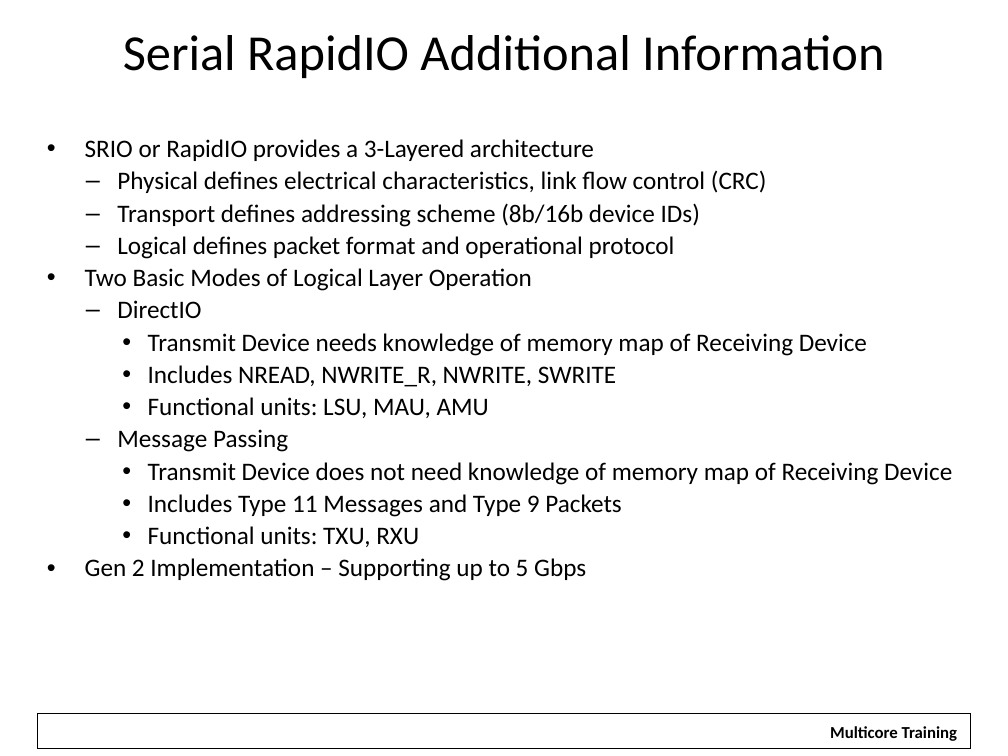
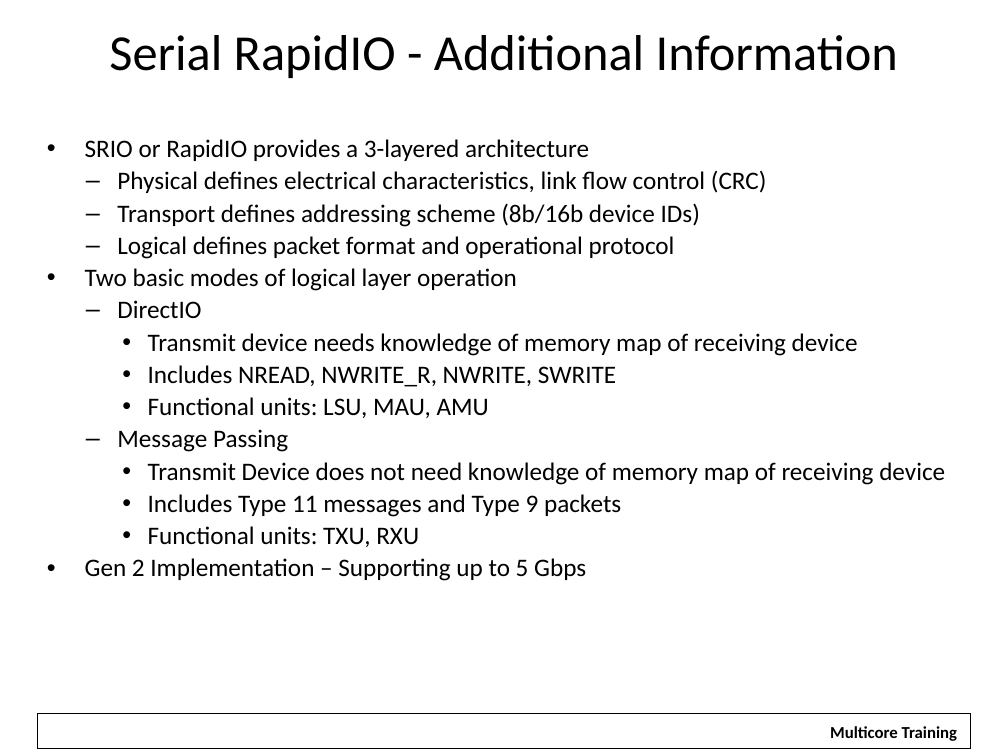
Before and after one commit to hari1989/keystone-workshop, a slide deck: slide 25 of slides/KeyStone Overview.pptx (slide 27 before the commit). Drawn at 1008x756 pixels with LibreOffice and Linux fonts; fonts in the diff are those of the drawing; background and template pictures are left out. Boxes give left, top, right and bottom in pixels: in the first picture for what was removed or moved away, otherwise in the second. Text is boxed around its words. In the diff, an @@ line names an element or a change of style, - is before the commit and + after.

```diff
--- a/slides/KeyStone Overview.pptx
+++ b/slides/KeyStone Overview.pptx
@@ title at (109,35,898,78): text changed @@
-Serial RapidIO Additional Information
+Serial RapidIO - Additional Information
@@ text at (85,139,589,161): text changed @@
-• SRIO or RapidIO provides a 3-Layered architecture
+• SRIO or RapidIO provides a 3-layered architecture
@@ text at (85,268,517,291): text changed @@
-• Two Basic Modes of Logical Layer Operation
+• Two basic modes of logical layer operation
@@ text at (148,333,858,356): text changed @@
-    • Transmit Device needs knowledge of memory map of Receiving Device
+    • Transmit device needs knowledge of memory map of receiving device
@@ text at (148,462,945,517): text changed @@
-    • Transmit Device does not need knowledge of memory map of Receiving Device
-    • Includes Type 11 Messages and Type 9 Packets
+    • Transmit Device does not need knowledge of memory map of receiving device
+    • Includes Type 11 messages and Type 9 packets
```
Also in this commit, not shown: 17 other slides changed, 1 slide added, 2 slides removed.
